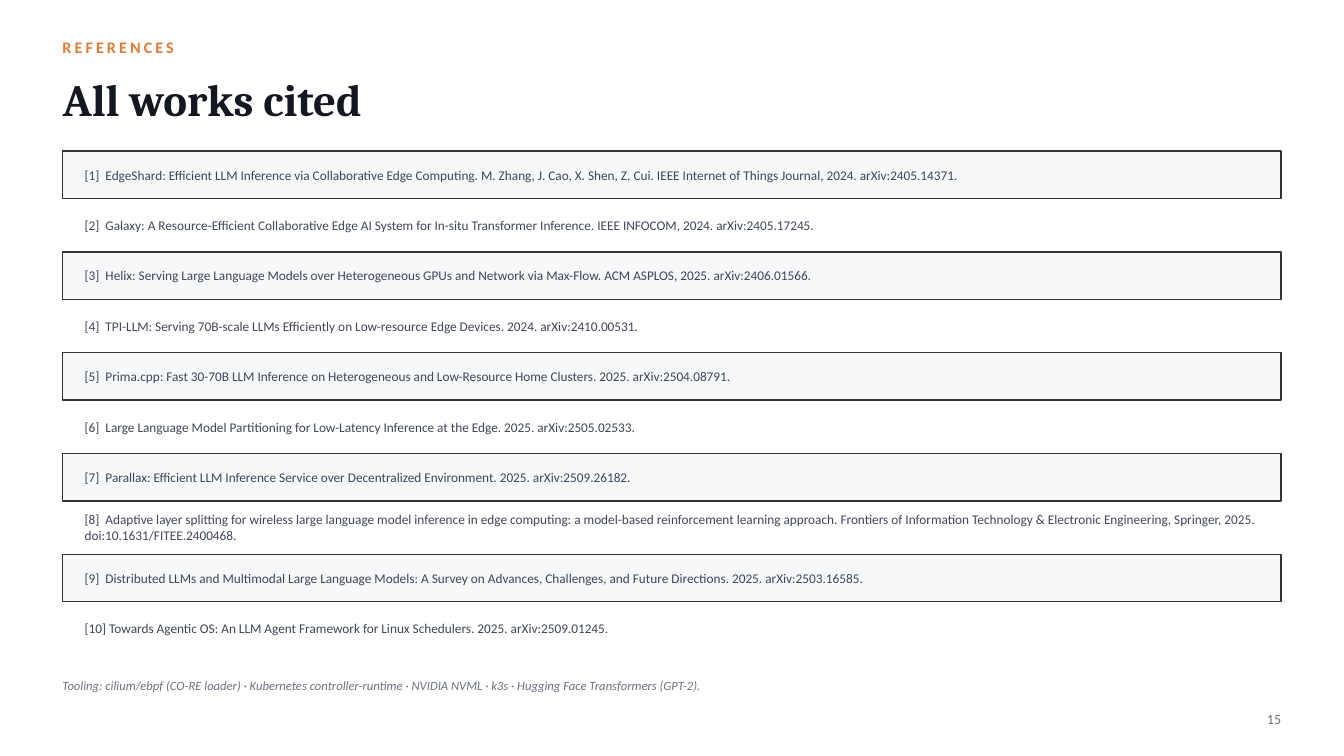
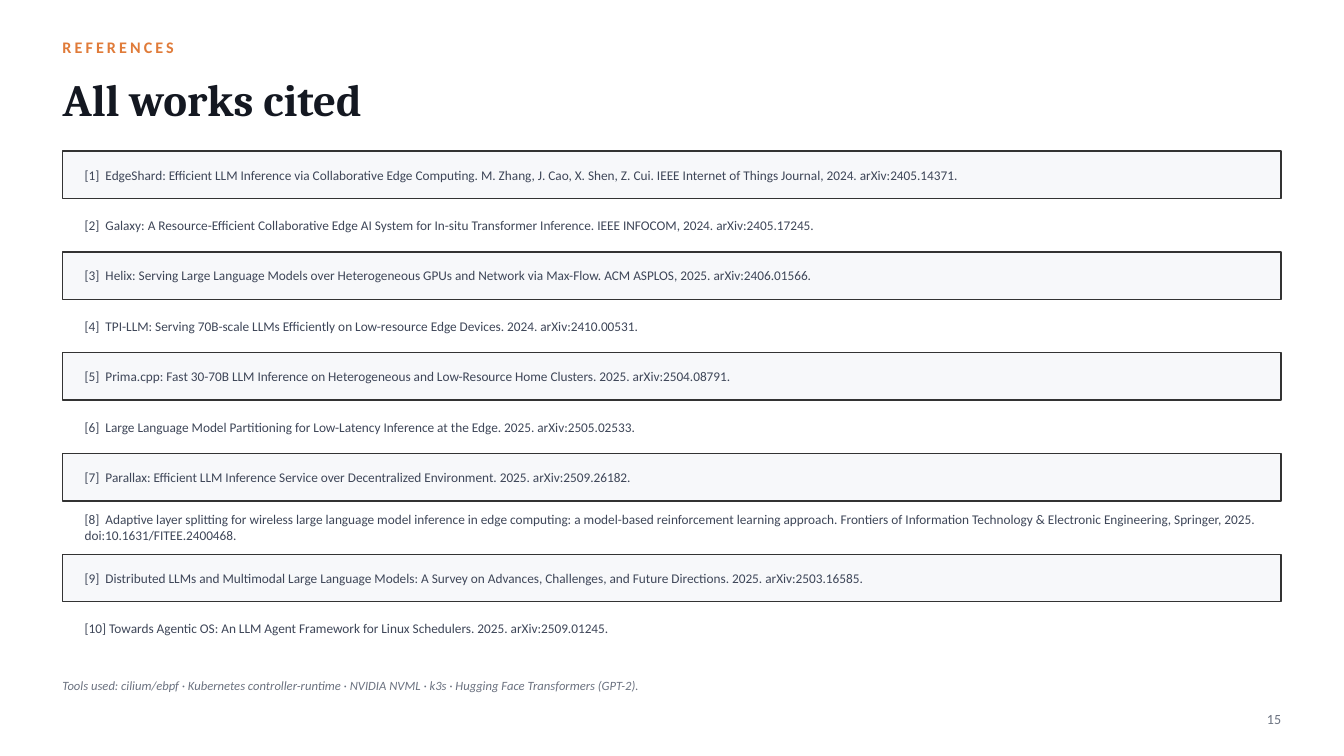
Before and after one commit to karnati-praveen/ebpf-, a slide deck: slide 15 of docs/presentation/KubeEdgeInfer.pptx. Drawn at 1344x756 pixels with LibreOffice and Linux fonts; fonts in the diff are those of the drawing. Boxes give left, top, right and bottom in pixels: in the first picture for what was removed or moved away, otherwise in the second. Text is boxed around its words. In the diff, an @@ line names an element or a change of style, - is before the commit and + after.

```diff
--- a/docs/presentation/KubeEdgeInfer.pptx
+++ b/docs/presentation/KubeEdgeInfer.pptx
@@ text at (62, 681, 639, 692): text changed @@
-Tooling: cilium/ebpf (CO-RE loader) · Kubernetes controller-runtime · NVIDIA NVML · k3s · Hugging Face Transformers (GPT-2).
+Tools used: cilium/ebpf · Kubernetes controller-runtime · NVIDIA NVML · k3s · Hugging Face Transformers (GPT-2).
```
Also in this commit, not shown: 14 other slides changed, 10 other files.
